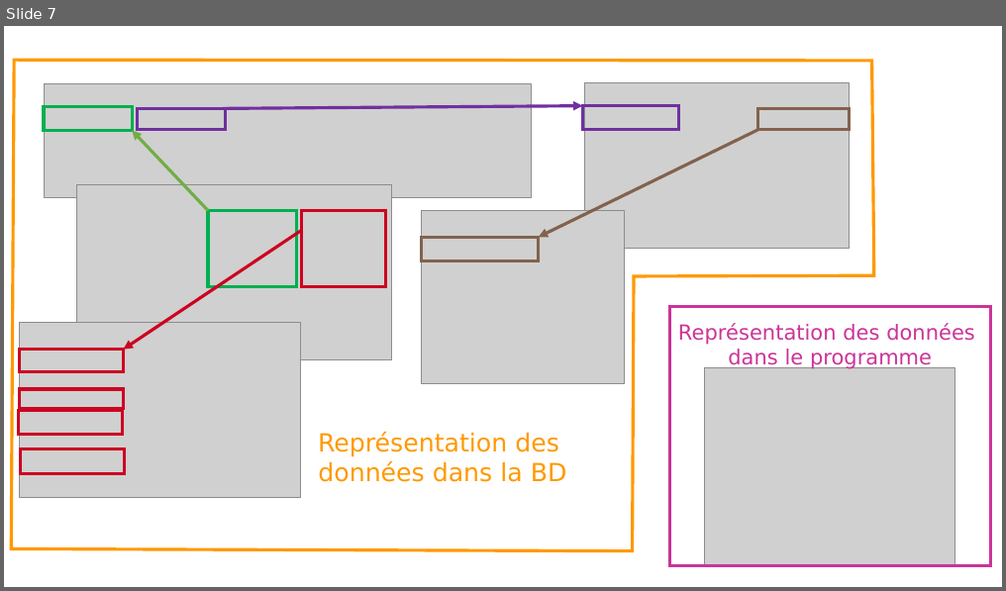
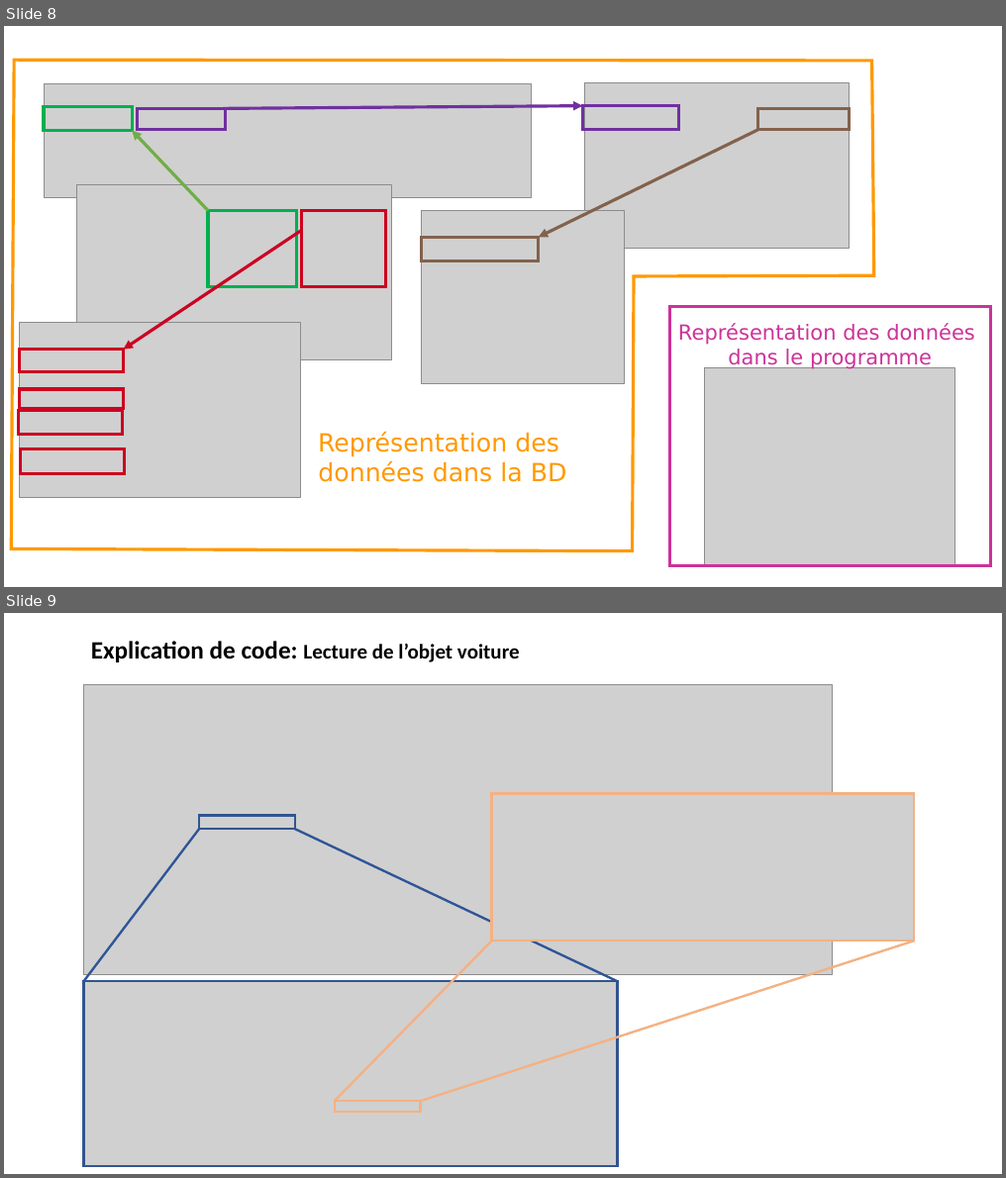
Before and after one commit to Npaci/Java, a slide deck: Présentation_Labo1.pptx. Shown one above the other, each under a label of ours: slide 7 before the commit, slides 8 and 9 after it. The pictures are 1006x591 and 1006x1178 pixels, drawn with LibreOffice and Linux fonts; fonts in the diff are those of the drawing; grey boxes stand for pictures. Boxes give left, top, right and bottom in pixels: in the first picture for what was removed or moved away, otherwise in the second. Text is boxed around its words. In the diff, an @@ line names an element or a change of style, - is before the commit and + after.

```diff
--- a/Présentation_Labo1.pptx
+++ b/Présentation_Labo1.pptx
@@ slide 9 added at [4,613,1002,1174], background #FFFFFF @@
@@ text added at [91,641,520,663], 20 pt, text #000000, bold @@
+Explication de code: Lecture de l’objet voiture
@@ picture added at [83,684,832,974] @@
@@ rectangle added at [199,816,295,830], outline #325491 2.25 pt @@
@@ picture added at [492,794,915,942] @@
@@ rectangle added at [492,794,915,942], outline #F4B183 2.25 pt @@
@@ line added from (83, 981) to (199, 830), #2F5597 2.25 pt @@
@@ line added from (295, 830) to (618, 981), #2F5597 2.25 pt @@
@@ line added from (334, 1101) to (492, 941), #F4B183 2.25 pt @@
@@ line added from (420, 1101) to (915, 941), #F4B183 2.25 pt @@
@@ picture added at [83,981,617,1166] @@
@@ rectangle added at [83,981,617,1166], outline #325491 2.25 pt @@
@@ rectangle added at [334,1101,420,1112], outline #F4B183 2.25 pt @@
@@ what was slide 7 is now slide 8 @@
```
Also in this commit, not shown: 1 slide changed, 3 other slides added, 1 slide removed, 3 other files.
